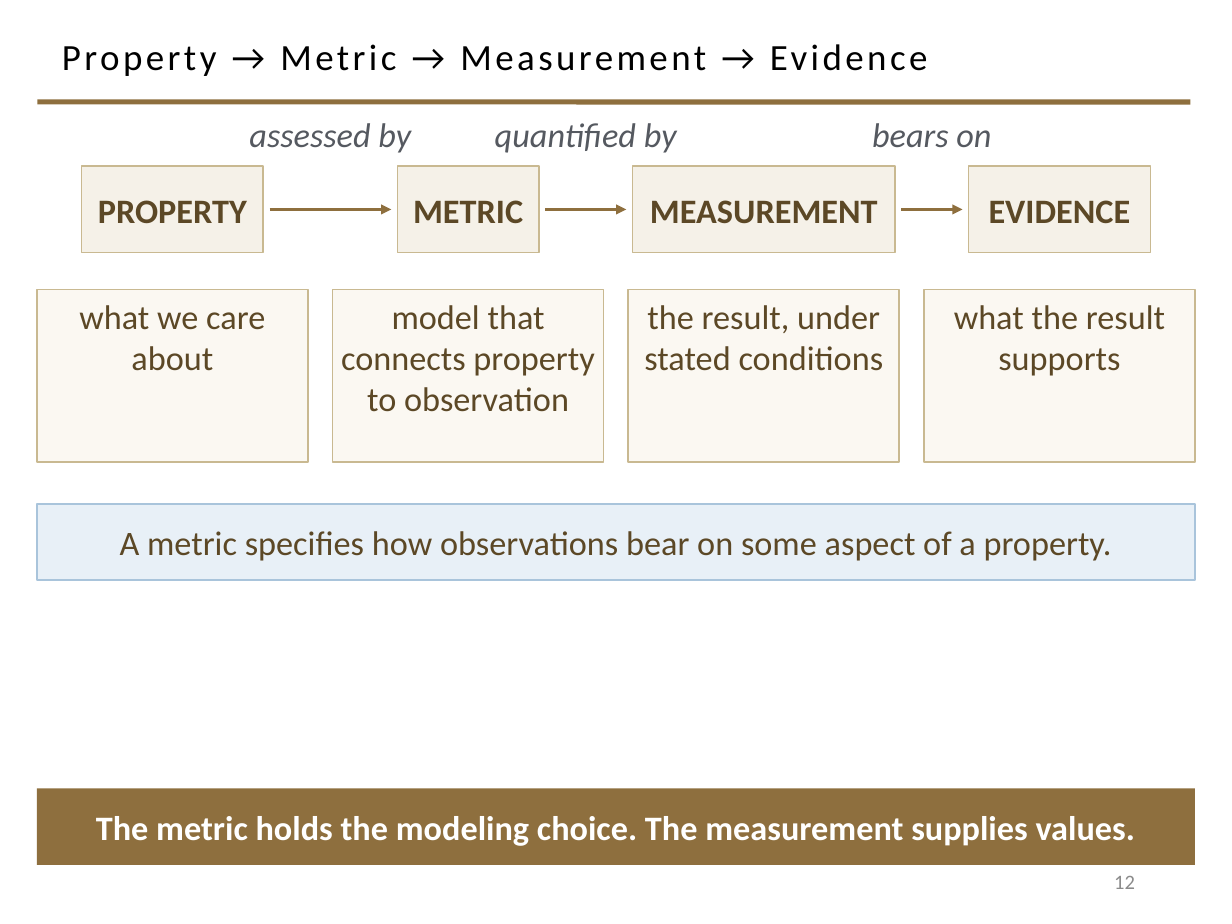
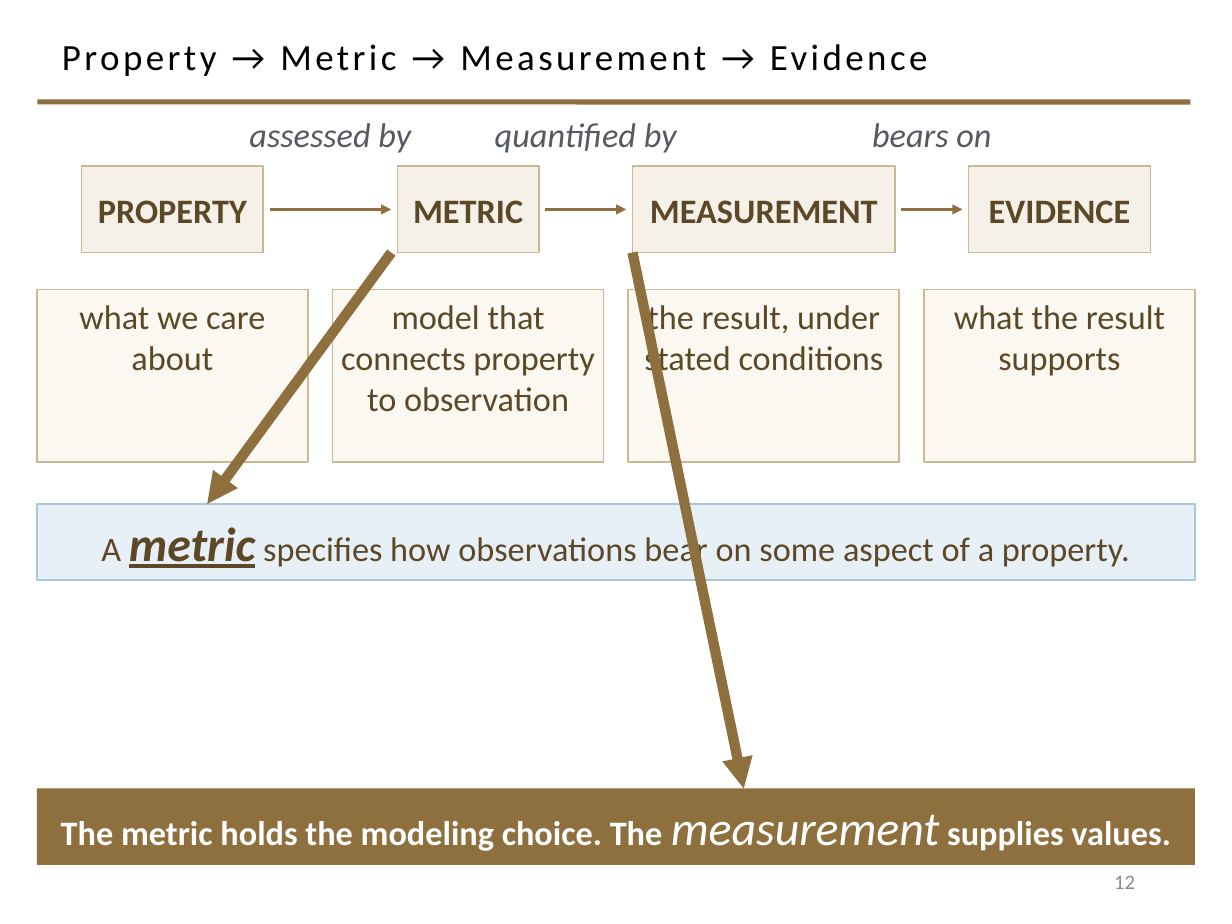
Before and after one commit to davisjam/model-based-agentic-software-engineering, a slide deck: slide 12 of course/lectures/act-1-foundations/09-engineering-decision-making-and-metrics/1-9-Engineering-Decision-Making-and-Metrics.pptx. Drawn at 1232x924 pixels with LibreOffice and Linux fonts; fonts in the diff are those of the drawing; background and template pictures are left out. Boxes give left, top, right and bottom in pixels: in the first picture for what was removed or moved away, otherwise in the second. Text is boxed around its words. In the diff, an @@ line names an element or a change of style, - is before the commit and + after.

```diff
--- a/course/lectures/act-1-foundations/09-engineering-decision-making-and-metrics/1-9-Engineering-Decision-Making-and-Metrics.pptx
+++ b/course/lectures/act-1-foundations/09-engineering-decision-making-and-metrics/1-9-Engineering-Decision-Making-and-Metrics.pptx
@@ arrow added from (392, 253) to (207, 504), #8E6F3E 6 pt @@
@@ arrow added from (632, 253) to (744, 788), #8E6F3E 6 pt @@
@@ rectangle "A metric specifies how observations ..." at [37,504,1195,580]: size 20 to 28 pt, bold on, italic on, underline on in "metric" @@
@@ rectangle "The metric holds the modeling ..." at [37,788,1195,865]: size 20 to 28 pt, bold off, italic on in "measurement" @@
```
Also in this commit, not shown: 3 other slides changed.
